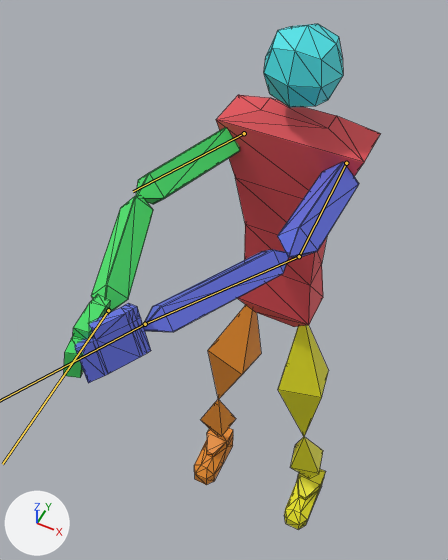
Two versions of the glTF model FPS/Player/Player.glb, one commit apart.
Camera for both pictures: a 50 mm lens placed at (0.91, -2.68, 6.11), pointed at (-0.34, -0.17, 2.99). Lighting does not change. The marker at lower left points along +X, +Y and +Z. Both versions are drawn at frame 1 of the action 'LowerGun'; the numbers are the values there. The bones that change are drawn over the model as lines. Mesh edges are drawn as thin lines.

In view in the first picture: 'Foot.L', 'Foot.R', 'Hand.L', 'Hand.R', 'Head', 'LowerArm.L', 'LowerArm.R', 'Torso', 'UpperArm.L', 'UpperArm.R', 'UpperLeg.L', 'UpperLeg.R'.
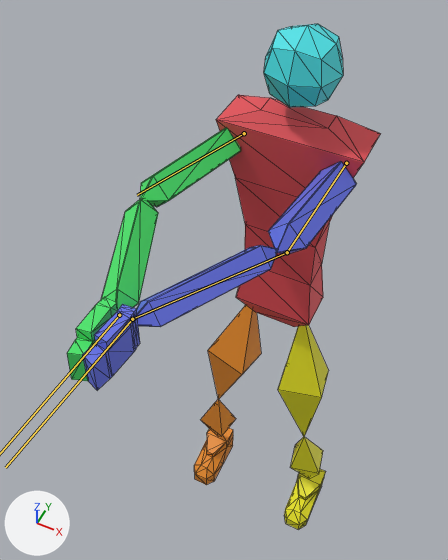
The change in detail:
Bone 'UpperArm.L' (bone_upperarm_l) turns from (0, 0, -92) to (0, 0, -96) degrees about its own x, y and z.
Bone 'LowerArm.L' (bone_lowerarm_l) turns from (0, 0, -27) to (0, 0, -23) degrees about its own x, y and z.
Bone 'Hand.L' (bone_hand_l) turns from (4, 25, 11) to (4, 0, 33) degrees about its own x, y and z.
Bone 'UpperArm.R' (bone_upperarm_r) turns from (0, 0, 72) to (0, 0, 74) degrees about its own x, y and z.
Bone 'Hand.R' (bone_hand_r) turns from (6, -11, -19) to (7, -1, -26) degrees about its own x, y and z.

Where the change shows, as pixel boxes (x1, y1, x2, y2) in the pictures (448 x 560 px):
'LowerArm.L', posed
    before: (143, 249, 289, 332)
    after: (137, 245, 277, 327)
'UpperArm.L', posed (10% wider)
    before: (278, 162, 359, 259)
    after: (268, 161, 357, 255)
'LowerArm.R', posed (8% narrower)
    before: (91, 195, 153, 313)
    after: (101, 198, 158, 309)
'Hand.L', posed (23% narrower, 7% taller)
    before: (75, 303, 151, 383)
    after: (82, 304, 140, 390)
'UpperArm.R', posed
    before: (136, 127, 240, 204)
    after: (140, 128, 241, 207)
'Hand.R', posed (6% wider)
    before: (63, 294, 111, 378)
    after: (67, 297, 118, 381)
bone 'UpperArm.L', root to tip
    before: (346, 163) to (299, 256)
    after: (346, 163) to (287, 252)
bone 'LowerArm.L', root to tip
    before: (299, 256) to (145, 324)
    after: (287, 252) to (132, 319)
bone 'UpperArm.R', root to tip
    before: (244, 133) to (133, 191)
    after: (244, 133) to (137, 195)
